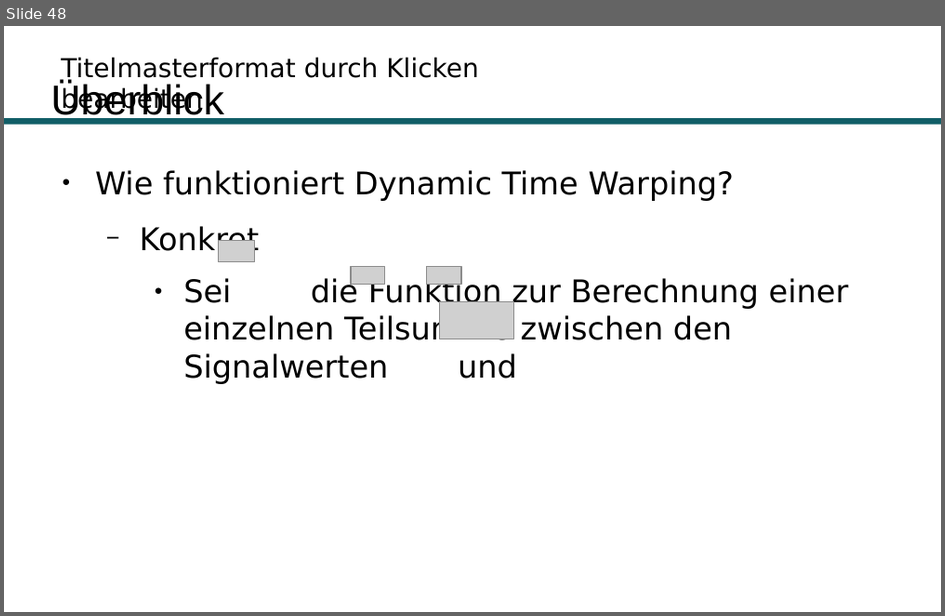
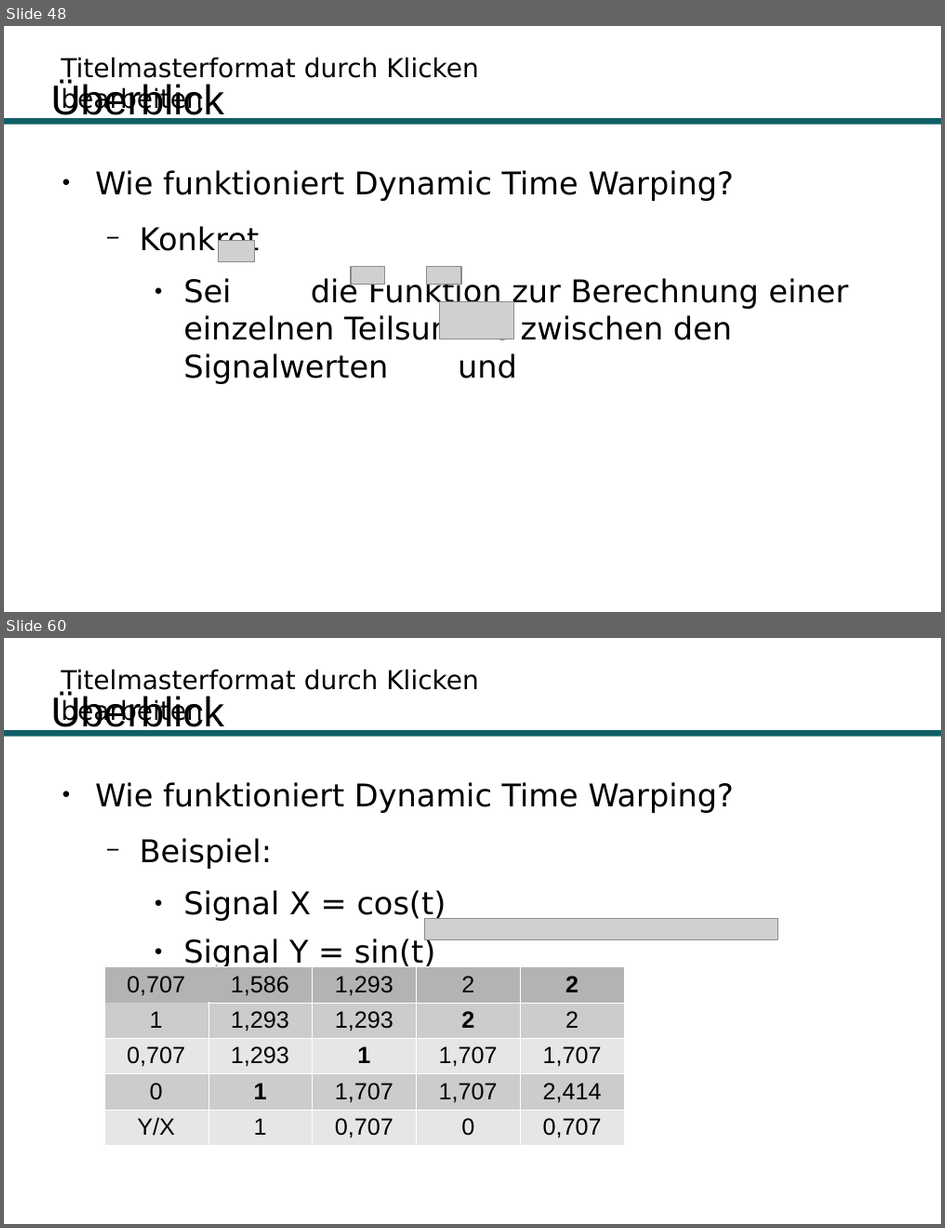
Before and after one commit to Hirnschwamm/DTW, a slide deck: Präsentation.odp. Shown one above the other, each under a label of ours: slide 48 before the commit, slides 48 and 60 after it; the slides between them are not shown. The pictures are 945x616 and 945x1228 pixels, drawn with LibreOffice and Linux fonts; fonts in the diff are those of the drawing; grey boxes stand for pictures; background and template pictures are left out. Boxes give left, top, right and bottom in pixels: in the first picture for what was removed or moved away, otherwise in the second. Text is boxed around its words. In the diff, an @@ line names an element or a change of style, - is before the commit and + after.

Commit message:
Presentation update

```diff
--- a/Präsentation.odp
+++ b/Präsentation.odp
@@ slide 60 added at (x1=4, y1=638, x2=941, y2=1224), background #FFFFFF; not listed: 2 template elements that a slide beside it also shows @@
@@ title added at (x1=50, y1=694, x2=224, y2=735), 32 pt, text #000000 @@
+Überblick
@@ text added at (x1=95, y1=782, x2=735, y2=1018), 24 pt, text #000000 @@
+● Wie funktioniert Dynamic Time Warping?
+  − Beispiel:
+    ● Signal X = cos(t)
+    ● Signal Y = sin(t)
+    ● Samples an den Punkten
@@ picture added at (x1=425, y1=918, x2=780, y2=940) @@
@@ table added at (x1=104, y1=966, x2=624, y2=1145), 5 rows, 5 columns @@
+0,707 | 1,586 | 1,293 | 2 | 2
+1 | 1,293 | 1,293 | 2 | 2
+0,707 | 1,293 | 1 | 1,707 | 1,707
+0 | 1 | 1,707 | 1,707 | 2,414
+Y/X | 1 | 0,707 | 0 | 0,707
```
Also in this commit, not shown: 4 slides changed, 9 other slides added.
